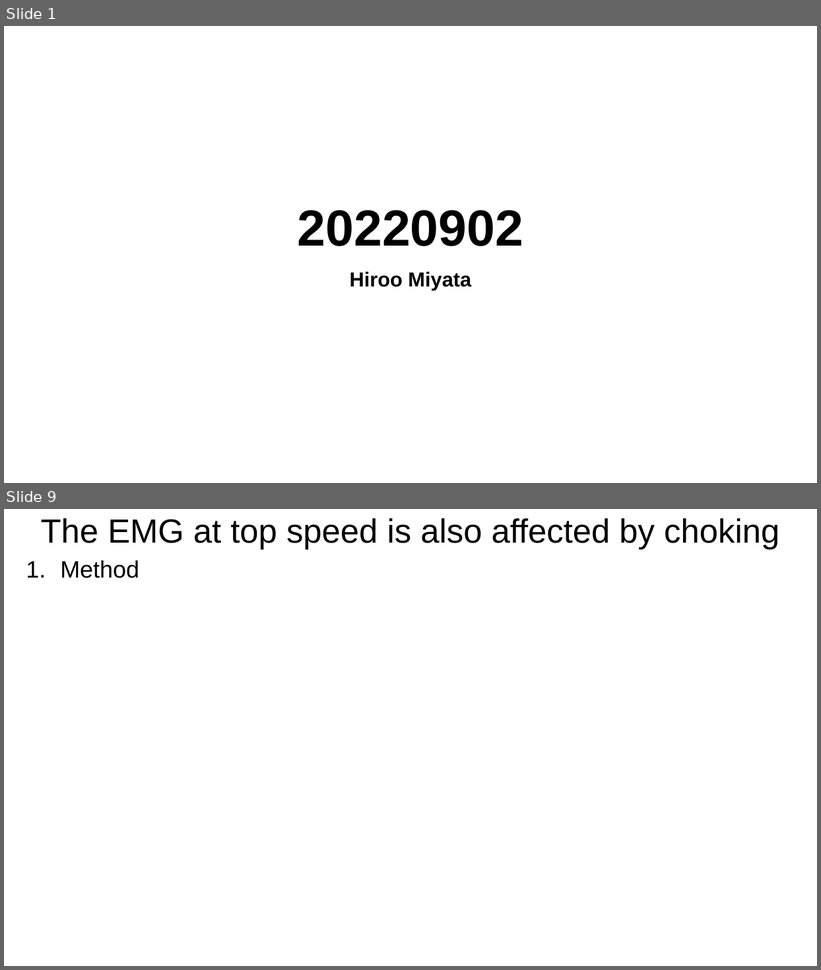
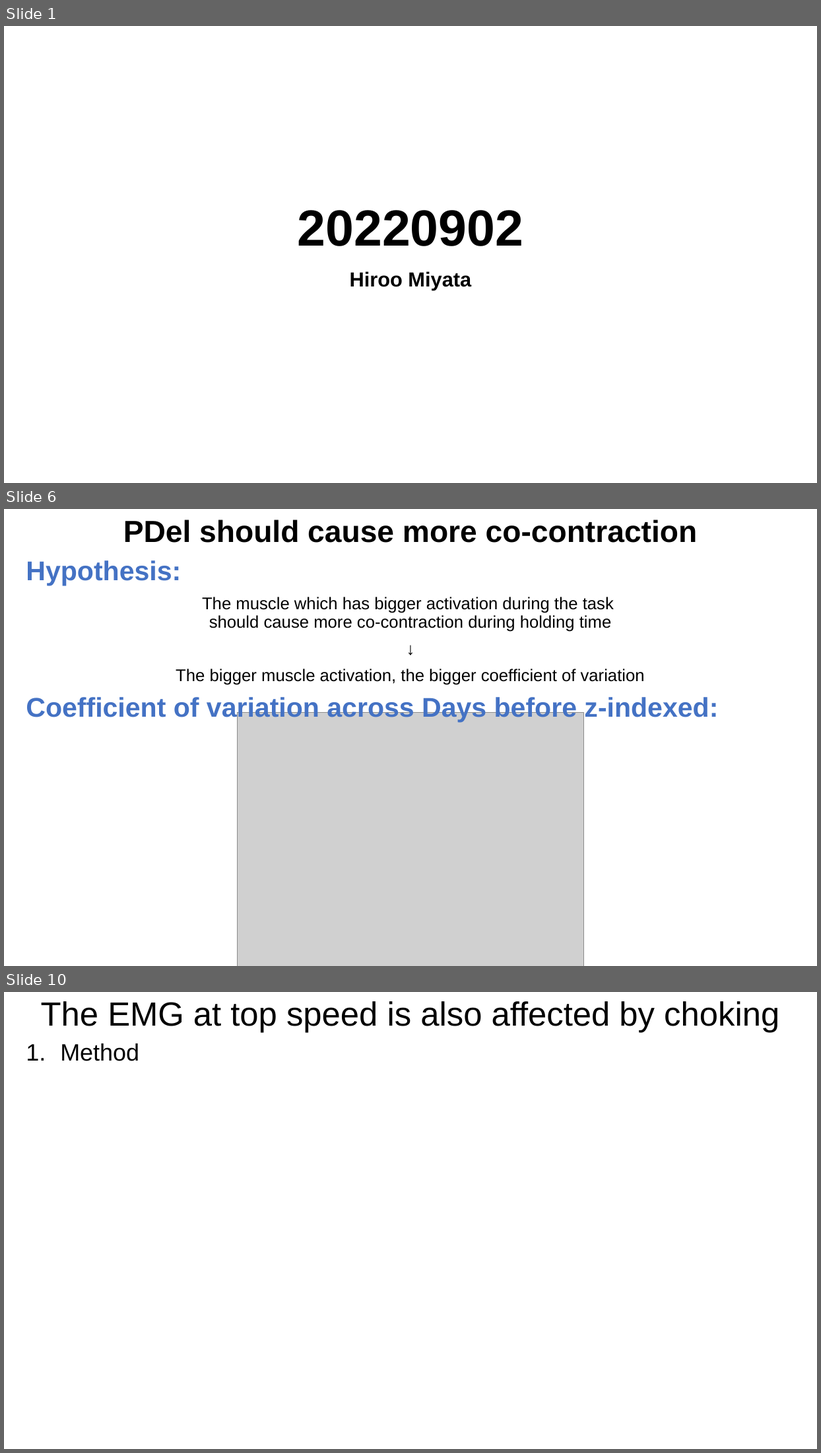
Before and after one commit to Hiroo-Miyata/chase-lab, a slide deck: report/20220902.pptx. Shown one above the other, each under a label of ours: slides 1 and 9 before the commit, slides 1, 6 and 10 after it; the slides between them are not shown. The pictures are 821x970 and 821x1453 pixels, drawn with LibreOffice and Linux fonts; fonts in the diff are those of the drawing; grey boxes stand for pictures. Boxes give left, top, right and bottom in pixels: in the first picture for what was removed or moved away, otherwise in the second. Text is boxed around its words. In the diff, an @@ line names an element or a change of style, - is before the commit and + after.

```diff
--- a/report/20220902.pptx
+++ b/report/20220902.pptx
@@ slide 6 added at (4, 509, 817, 966), background #FFFFFF @@
@@ title added at (123, 520, 698, 543), 36 pt, text #000000, bold @@
+PDel should cause more co-contraction
@@ text added at (26, 560, 718, 722), 20 pt, text #000000 @@
+Hypothesis:
+The muscle which has bigger activation during the task
+should cause more co-contraction during holding time
+↓
+The bigger muscle activation, the bigger coefficient of variation
+Coefficient of variation across Days before z-indexed:
@@ picture added at (238, 713, 583, 966) @@
@@ what was slide 9 is now slide 10 @@
```
Also in this commit, not shown: 5 slides changed, 5 other slides added, 1 slide removed, 13 other files.
